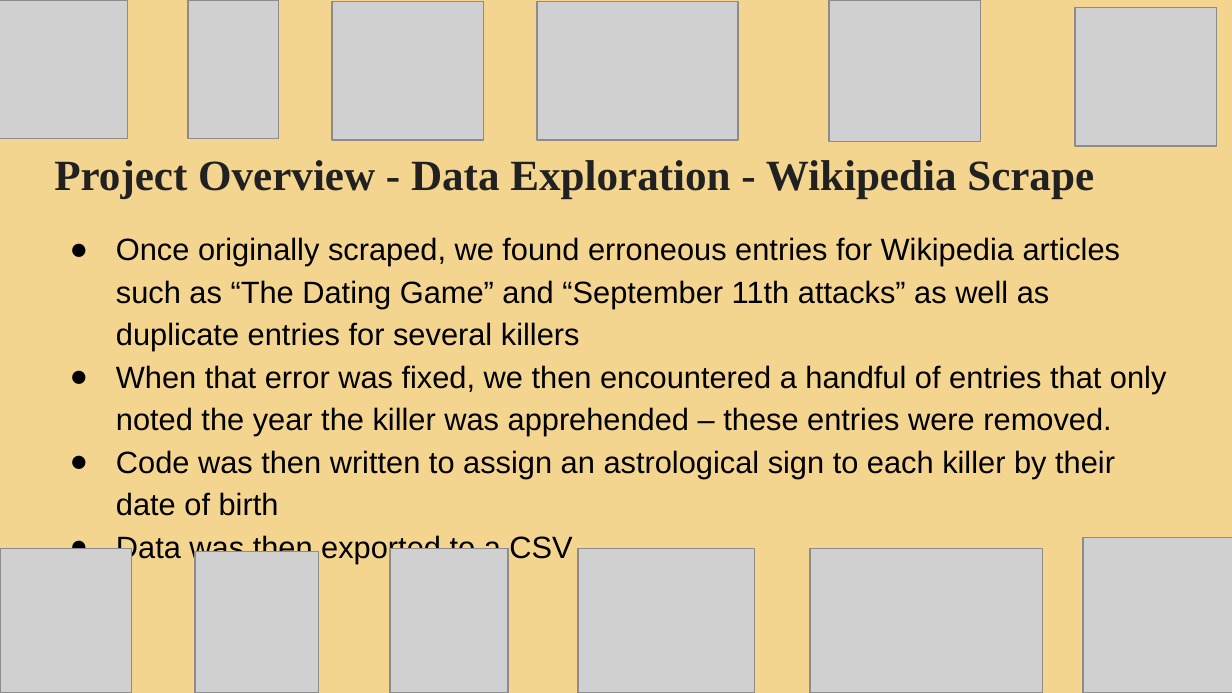
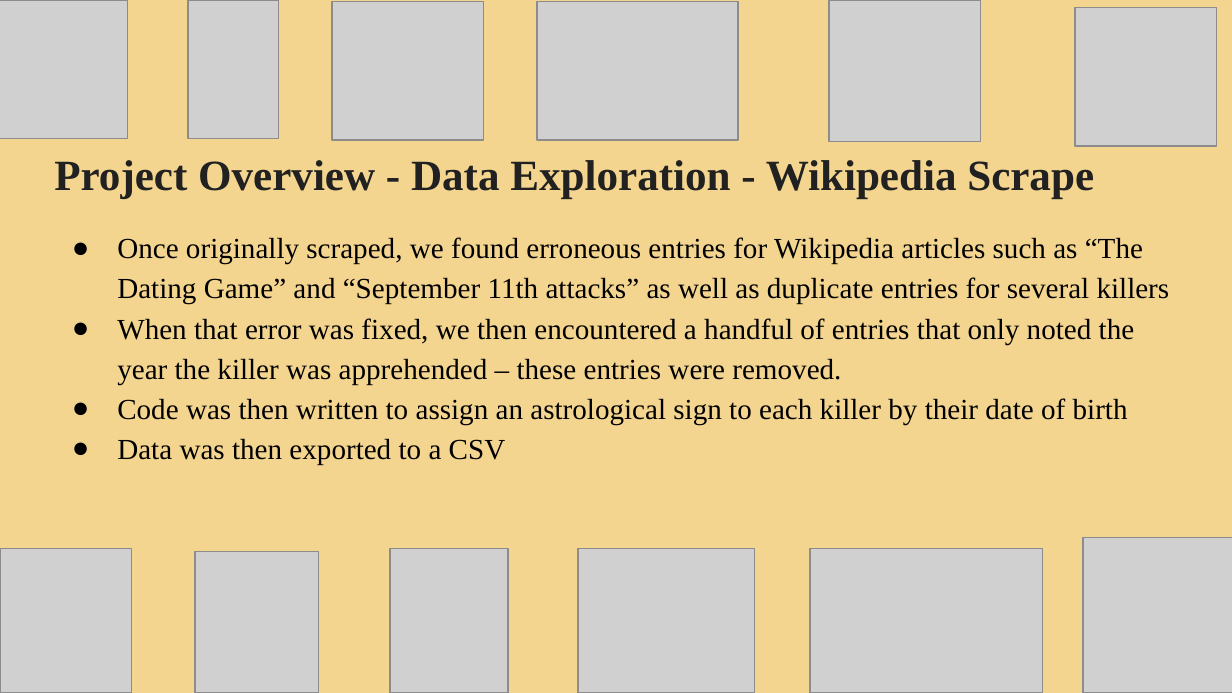
Before and after one commit to rulamia/Horrorscopes, a slide deck: slide 6 of HorrorscopesFinal.pptx. Drawn at 1232x693 pixels with LibreOffice and Linux fonts; fonts in the diff are those of the drawing; grey boxes stand for pictures. Boxes give left, top, right and bottom in pixels: in the first picture for what was removed or moved away, otherwise in the second. Text is boxed around its words. In the diff, an @@ line names an element or a change of style, - is before the commit and + after.

```diff
--- a/HorrorscopesFinal.pptx
+++ b/HorrorscopesFinal.pptx
@@ text "Once originally scraped, we found ..." at (117,237,1170,464): size 18 to 17 pt, font Arial to Times New Roman; indent changed @@
```
Also in this commit, not shown: 17 other slides changed, 1 slide added.
